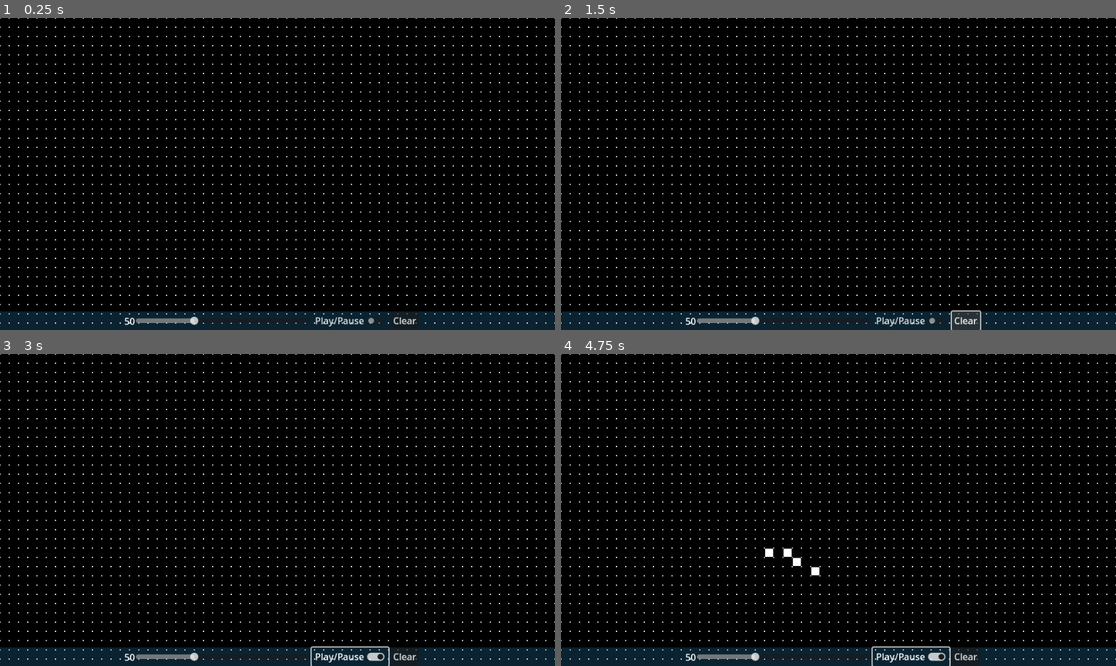
Above: before the commit, frames 1-4 (two rows, left to right).
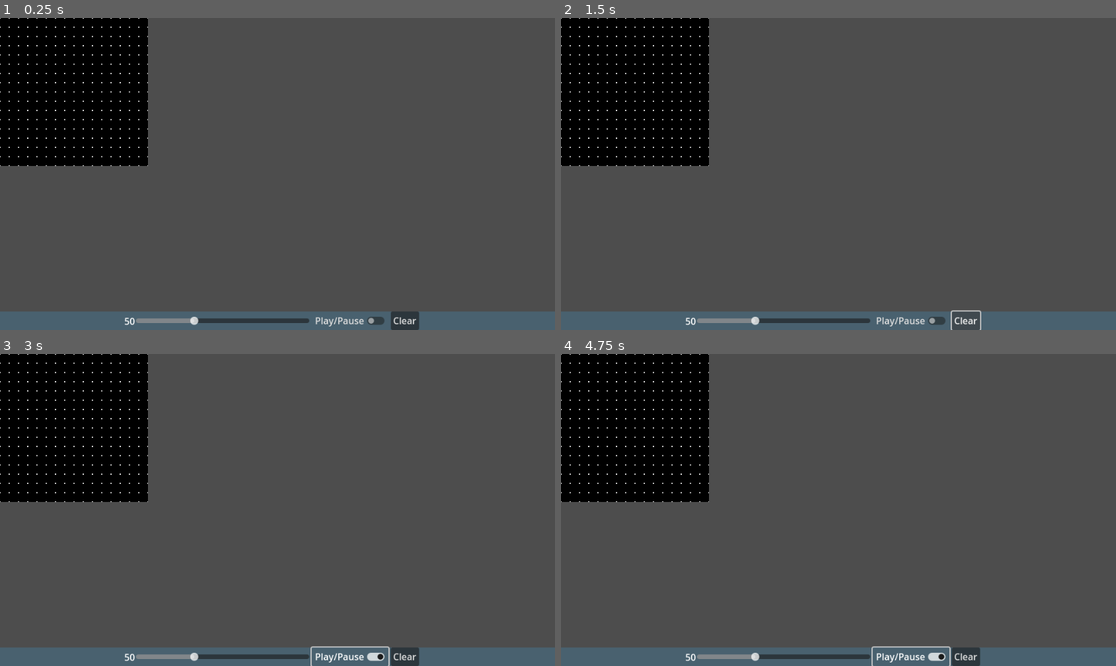
Above: after the commit, the same moments.

Repository: AndyDrewE/GameOfLife
Game: Godot game, scene res://Scenes/main.tscn
Same seed, same stepped clock (60 frames per second), same inputs: the game is played once before the commit and once after it.
Inputs (mouse positions are in pixels of both pictures, inside the frame that each line leads up to):
- Up to frame 1 (0.25 s): no input
- Up to frame 2 (1.5 s): click "Clear" at 0.5 s; click "Clear" at 1.25 s
- Up to frame 3 (3 s): click "Clear" at 2 s; click "Play/Pause" at 2.75 s
- Up to frame 4 (4.75 s): move the mouse to (960, 494) at 3.52 s; click (960, 494) at 3.67 s; drag from (727, 525) to (810, 572) at 4.27 s

The runs differ from the first frame. In frame 1, 86% of the frame differs, in the area x 0-100%, y 0-100%; in frame 2, 86%; in frame 3, 86%; in frame 4, 86%.

Commit message:
Added torus stuff

Diff:
--- a/Scenes/main.tscn
+++ b/Scenes/main.tscn
@@ -1,31 +1,12 @@
-[gd_scene load_steps=7 format=3 uid="uid://dn565po4jo3ic"]
+[gd_scene load_steps=4 format=3 uid="uid://dn565po4jo3ic"]
 
-[ext_resource type="Texture2D" uid="uid://yn24f4cqc52p" path="res://dead_alive_tiles.png" id="1_1g06j"]
 [ext_resource type="Script" path="res://Scripts/main.gd" id="1_a61cs"]
-[ext_resource type="Script" path="res://Scripts/tiles.gd" id="2_a200k"]
+[ext_resource type="PackedScene" uid="uid://ce8vytexhwmrj" path="res://Scenes/tiles.tscn" id="2_pwbxk"]
 [ext_resource type="PackedScene" uid="uid://bsjam3w6nd1m5" path="res://Scenes/user_interface.tscn" id="5_7g0dq"]
-
-[sub_resource type="TileSetAtlasSource" id="TileSetAtlasSource_oug6p"]
-texture = ExtResource("1_1g06j")
-0:0/0 = 0
-1:0/0 = 0
-
-[sub_resource type="TileSet" id="TileSet_botdv"]
-sources/2 = SubResource("TileSetAtlasSource_oug6p")
 
 [node name="main" type="Node2D"]
 script = ExtResource("1_a61cs")
 
-[node name="tiles" type="TileMap" parent="."]
-tile_set = SubResource("TileSet_botdv")
-format = 2
-script = ExtResource("2_a200k")
-width = 120
-height = 67
-
-[node name="step_timer" type="Timer" parent="tiles"]
-autostart = true
+[node name="tiles" parent="." instance=ExtResource("2_pwbxk")]
 
 [node name="UserInterface" parent="." instance=ExtResource("5_7g0dq")]
-
-[connection signal="timeout" from="tiles/step_timer" to="tiles" method="_on_step_timer_timeout"]
--- /dev/null
+++ b/Scenes/tiles.tscn
@@ -0,0 +1,24 @@
+[gd_scene load_steps=5 format=3 uid="uid://ce8vytexhwmrj"]
+
+[ext_resource type="Texture2D" uid="uid://yn24f4cqc52p" path="res://dead_alive_tiles.png" id="1_gmnpq"]
+[ext_resource type="Script" path="res://Scripts/tiles.gd" id="2_tkbmh"]
+
+[sub_resource type="TileSetAtlasSource" id="TileSetAtlasSource_oug6p"]
+texture = ExtResource("1_gmnpq")
+0:0/0 = 0
+1:0/0 = 0
+
+[sub_resource type="TileSet" id="TileSet_botdv"]
+sources/2 = SubResource("TileSetAtlasSource_oug6p")
+
+[node name="tiles" type="TileMap"]
+tile_set = SubResource("TileSet_botdv")
+format = 2
+script = ExtResource("2_tkbmh")
+width = 16
+height = 16
+
+[node name="step_timer" type="Timer" parent="."]
+autostart = true
+
+[connection signal="timeout" from="step_timer" to="." method="_on_step_timer_timeout"]
--- /dev/null
+++ b/Scenes/torus_game_of_life.tscn
@@ -0,0 +1,38 @@
+[gd_scene load_steps=5 format=3 uid="uid://2hr3hi17nseu"]
+
+[ext_resource type="PackedScene" uid="uid://ce8vytexhwmrj" path="res://Scenes/tiles.tscn" id="1_hq4r8"]
+
+[sub_resource type="ViewportTexture" id="ViewportTexture_1sjmp"]
+viewport_path = NodePath("SubViewportContainer/SubViewport")
+
+[sub_resource type="StandardMaterial3D" id="StandardMaterial3D_d4b3d"]
+resource_local_to_scene = true
+albedo_texture = SubResource("ViewportTexture_1sjmp")
+
+[sub_resource type="TorusMesh" id="TorusMesh_h74ly"]
+material = SubResource("StandardMaterial3D_d4b3d")
+
+[node name="torus_game_of_life" type="Node3D"]
+
+[node name="SubViewportContainer" type="SubViewportContainer" parent="."]
+offset_right = 40.0
+offset_bottom = 40.0
+
+[node name="SubViewport" type="SubViewport" parent="SubViewportContainer"]
+disable_3d = true
+handle_input_locally = false
+size = Vector2i(256, 256)
+render_target_update_mode = 4
+
+[node name="tiles" parent="SubViewportContainer/SubViewport" instance=ExtResource("1_hq4r8")]
+width = 32
+height = 32
+
+[node name="Camera3D" type="Camera3D" parent="."]
+transform = Transform3D(0.707107, -0.353553, 0.612372, 0, 0.866025, 0.5, -0.707107, -0.353553, 0.612372, 1, 1, 1)
+
+[node name="OmniLight3D" type="OmniLight3D" parent="Camera3D"]
+transform = Transform3D(0.707107, 0, -0.707107, -0.353553, 0.866025, -0.353553, 0.612372, 0.5, 0.612372, 0, -0.158919, -1.72474)
+
+[node name="torus" type="MeshInstance3D" parent="."]
+mesh = SubResource("TorusMesh_h74ly")
--- a/Scripts/tiles.gd
+++ b/Scripts/tiles.gd
@@ -38,6 +38,10 @@
 			last_mouse_pos = current_mouse_pos
 
 
+	if Input.is_action_just_pressed("ui_select"):
+		Global.toggle_play()
+
+
 func place_tile():
 	var mouse_pos = (get_local_mouse_position()/TILE_SIZE).floor()
 	var clicked_cell_atlas = get_cell_atlas_coords(0, mouse_pos)
@@ -55,7 +59,7 @@
 			for x_off in [-1, 0, 1]:
 				for y_off in [-1, 0, 1]:
 					if x_off != y_off or x_off != 0:
-						if get_cell_atlas_coords(0, Vector2(x+x_off,y+y_off)).x == 1:
+						if get_cell_atlas_coords(0, Vector2(posmod((x+x_off),width),posmod((y+y_off),height))).x == 1:
 							live_neighbors += 1
 
 			if get_cell_atlas_coords(0, Vector2(x,y)).x == 1:
